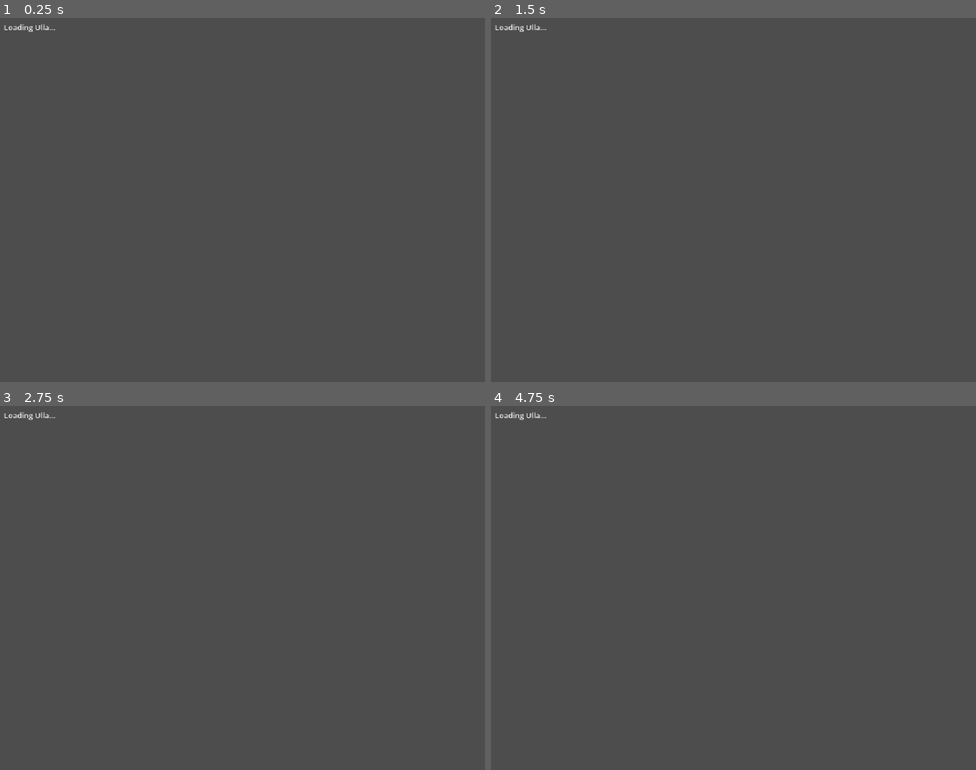
Above: before the commit, frames 1-4 (two rows, left to right).
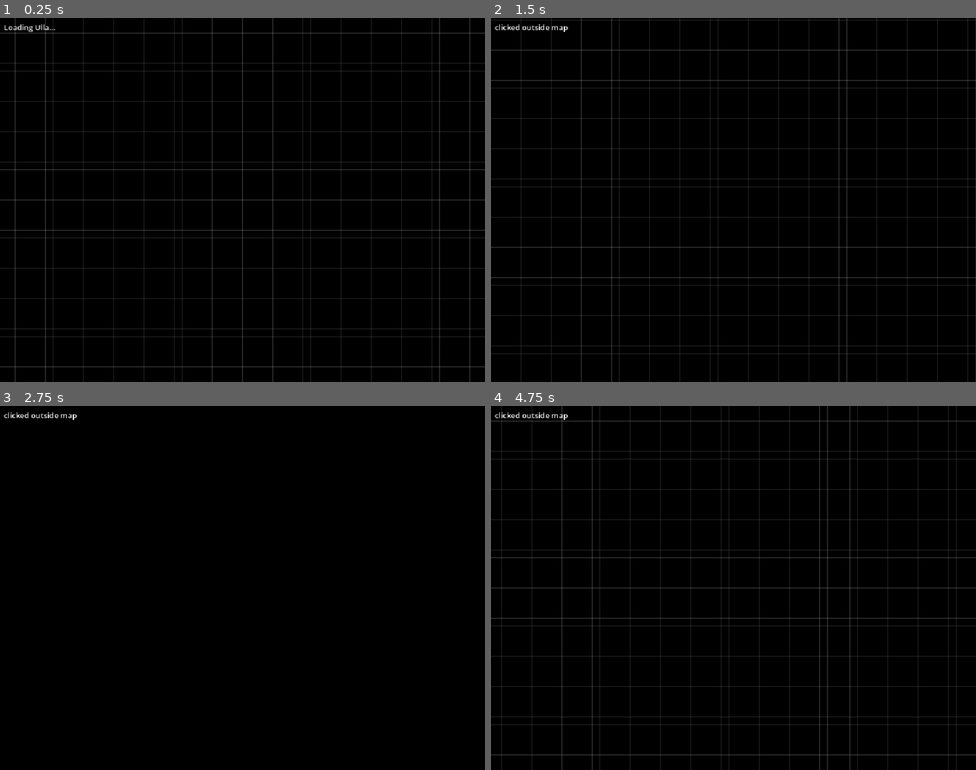
Above: after the commit, the same moments.

Repository: polito-ao/argentum-united-client
Game: Godot game, scene res://scenes/dev/ulla_preview.tscn
Two runs of this game, one before a commit and one after it. Both use one fixed random seed, a clock stepped at 60 frames per second and the inputs below. This scene is started directly instead of the project's main scene.
Inputs (mouse positions are in pixels of both pictures, inside the frame that each line leads up to):
- Up to frame 1 (0.25 s): no input
- Up to frame 2 (1.5 s): tap Enter at 0.5 s; move the mouse to (840, 181) at 0.52 s; hold Right 0.53-1.28 s; tap G at 0.6, 1.35 s; click (840, 181) at 0.67 s; tap Space at 0.77, 1.25 s; move the mouse to (636, 218) at 1.27 s; hold Down from 1.28 s (still down); click (636, 218) at 1.42 s
- Up to frame 3 (2.75 s): tap Space at 1.52 s; move the mouse to (291, 507) at 2.02 s; release Down at 2.03 s; hold Right from 2.03 s (still down); tap Ctrl at 2.1 s; click (291, 507) at 2.17 s; tap G at 2.3 s
- Up to frame 4 (4.75 s): tap Enter at 2.75 s; move the mouse to (709, 660) at 2.77 s; release Right at 2.78 s; hold Up 2.78-3.53 s; tap R at 2.85 s; click (709, 660) at 2.92 s; tap Space at 3.02, 3.77, 4.25, 4.52 s; tap G at 3.05, 3.8, 4.55 s; move the mouse to (879, 642) at 3.52 s; hold Left from 3.53 s (still down); tap B at 3.6 s; click (879, 642) at 3.67 s; move the mouse to (588, 533) at 4.27 s; tap T at 4.35 s; click (588, 533) at 4.42 s

The runs differ from the first frame. In frame 1, 100% of the frame differs, in the area x 0-100%, y 0-100%; in frame 2, 100%; in frame 3, 100%; in frame 4, 100%.
Error before the commit: Invalid access to property or key 'grh_lookup' on a base object of type 'Dictionary'. (res://scenes/dev/ulla_preview.gd:41)
Error after the commit: Invalid access to property or key 'grh_lookup' on a base object of type 'Dictionary'. (res://scenes/dev/ulla_preview.gd:56)

Commit message:
ulla_preview: pitch-black bg + default at synthesized demo room
Two changes for the synthesizer-composed dungeon previews:

- Set RenderingServer default clear color to black in _ready, so void tiles
  (GRH=0) in synthesized rooms render as solid black instead of the Godot
  default mid-gray. Matches Marabel's look (walls on black).
- Point DEFAULT_MAP_JSON at room64_demo.json, the 16x16 all-4-snake-directions
  demo, so F6 lands on the current iteration without needing the env var.

The .tscn diff is Godot auto-regenerating unique_id/uid fields on open,
not a structural change.

Co-Authored-By: Claude Opus 4.7 (1M context) <noreply@anthropic.com>

Diff:
--- a/scenes/dev/ulla_preview.gd
+++ b/scenes/dev/ulla_preview.gd
@@ -12,10 +12,10 @@
 # overlays. Layer 3/4 (walls/roofs) need z-ordering + character-occlusion
 # logic we haven't written yet — see docs/maps/ulla_port_notes.md.
 
-const DEFAULT_MAP_JSON := "C:/Users/agusp/Documents/GitHub/argentum-united-server/docs/maps/parsed/mapa1.json"
+const DEFAULT_MAP_JSON := "C:/Users/agusp/Documents/GitHub/argentum-united-server/docs/maps/parsed/room64_demo.json"
 const DEFAULT_GRAFICOS := "C:/Users/agusp/Documents/Cucsiii/clientecucsi/Graficos"
 const TILE_SIZE := 32
-const DRAW_LAYERS := [1]  # add 2, 3, 4 progressively
+const DRAW_LAYERS := [1, 2, 3, 4]  # PoC has no characters; full compositing is safe
 
 @onready var tiles_root: Node2D = $Tiles
 @onready var camera: Camera2D = $Camera
@@ -24,10 +24,23 @@
 var _texture_cache: Dictionary = {}   # file_name -> Texture2D
 var _fallback_texture: Texture2D
 var _missing_files: Dictionary = {}   # file_name -> true (for diagnostics)
+var _tiles_by_pos: Dictionary = {}    # Vector2i(x0, y0) -> tile dict (for click-inspect)
+var _show_grid: bool = true
+var _grid_w: int = 100
+var _grid_h: int = 100
 
 
 func _ready() -> void:
+	# Keep self's _draw (gridlines) above tiles. tiles_root's children have
+	# z_index 1..4; setting self.z_index=10 and decoupling tiles_root from
+	# parent z makes sprites stay at absolute z=1..4 while the grid draws
+	# at z=10 on top.
+	z_index = 10
 	_fallback_texture = _make_fallback_texture()
+	tiles_root.z_as_relative = false  # sprites stay at absolute z=1..4
+	# Pitch-black viewport so GRH=0 void pockets (and out-of-map area) render
+	# solid black instead of the default clear color. Scoped to this preview.
+	RenderingServer.set_default_clear_color(Color.BLACK)
 	var map_json := _resolve_path("CUCSI_MAP_JSON", DEFAULT_MAP_JSON)
 	var data := _load_json(map_json)
 	if data == null:
@@ -36,6 +49,8 @@
 
 	var width: int = int(data.get("width", 100))
 	var height: int = int(data.get("height", 100))
+	_grid_w = width
+	_grid_h = height
 	camera.position = Vector2(width * TILE_SIZE / 2.0, height * TILE_SIZE / 2.0)
 
 	var grh_lookup: Dictionary = data["grh_lookup"]
@@ -43,6 +58,7 @@
 	var drawn := 0
 	var fallbacks := 0
 	for tile in tiles:
+		_tiles_by_pos[Vector2i(int(tile["x"]) - 1, int(tile["y"]) - 1)] = tile
 		for layer_num in DRAW_LAYERS:
 			var grh_id: int = int(tile["layer%d" % layer_num])
 			if grh_id == 0:
@@ -55,9 +71,15 @@
 			var sprite := Sprite2D.new()
 			sprite.centered = false
 			sprite.texture = texture
+			# Cucsi anchor convention: bottom-CENTER of the sprite sits on the
+			# tile's bottom-center. Tall sprites rise into lower-y tiles; wide
+			# sprites straddle the tile horizontally. For 32x32 both adjustments
+			# are zero.
+			var sprite_w: int = int(info["w"]) if info != null else TILE_SIZE
+			var sprite_h: int = int(info["h"]) if info != null else TILE_SIZE
 			sprite.position = Vector2(
-				(tile["x"] - 1) * TILE_SIZE,
-				(tile["y"] - 1) * TILE_SIZE
+				(tile["x"] - 1) * TILE_SIZE - (sprite_w - TILE_SIZE) / 2,
+				(tile["y"] - 1) * TILE_SIZE - (sprite_h - TILE_SIZE)
 			)
 			sprite.z_index = layer_num
 			tiles_root.add_child(sprite)
@@ -90,6 +112,46 @@
 		camera.zoom *= 0.95
 
 
+func _draw() -> void:
+	if not _show_grid:
+		return
+	var w := _grid_w * TILE_SIZE
+	var h := _grid_h * TILE_SIZE
+	var color := Color(1, 1, 1, 0.15)
+	# z_index default 0; layers use 1..4, so grid sits under tiles unless we
+	# bump z_as_relative/ordering. For now, thin semi-transparent lines read
+	# well enough on top of most tile art.
+	for i in range(_grid_w + 1):
+		draw_line(Vector2(i * TILE_SIZE, 0), Vector2(i * TILE_SIZE, h), color, 1.0)
+	for i in range(_grid_h + 1):
+		draw_line(Vector2(0, i * TILE_SIZE), Vector2(w, i * TILE_SIZE), color, 1.0)
+
+
+func _unhandled_input(event: InputEvent) -> void:
+	if event is InputEventKey and event.pressed and event.keycode == KEY_G:
+		_show_grid = not _show_grid
+		queue_redraw()
+		return
+	if not (event is InputEventMouseButton and event.pressed
+		and event.button_index == MOUSE_BUTTON_LEFT):
+		return
+	var world_pos := get_global_mouse_position()
+	var tx := int(floor(world_pos.x / TILE_SIZE))
+	var ty := int(floor(world_pos.y / TILE_SIZE))
+	var tile = _tiles_by_pos.get(Vector2i(tx, ty))
+	if tile == null:
+		_set_status("clicked outside map")
+		return
+	var msg := "tile (%d,%d)" % [tx + 1, ty + 1]
+	for layer_num in [1, 2, 3, 4]:
+		var grh := int(tile.get("layer%d" % layer_num, 0))
+		if grh != 0:
+			msg += "  L%d=Grh%d" % [layer_num, grh]
+	if tile.get("blocked", false):
+		msg += "  BLOCKED"
+	_set_status(msg)
+
+
 func _load_json(path: String) -> Dictionary:
 	if not FileAccess.file_exists(path):
 		return {}
@@ -111,6 +173,7 @@
 		if img == null:
 			_missing_files[file_name] = true
 			return null
+		_color_key_black_to_alpha(img)
 		_texture_cache[file_name] = ImageTexture.create_from_image(img)
 	var atlas := AtlasTexture.new()
 	atlas.atlas = _texture_cache[file_name]
@@ -121,6 +184,21 @@
 	return atlas
 
 
+func _color_key_black_to_alpha(img: Image) -> void:
+	# Cucsi PNGs use pure (0,0,0) as the color-key for transparency rather
+	# than an alpha channel. Convert to RGBA8 and zero-alpha any pure-black
+	# pixel so wall interiors stop rendering as solid black rectangles.
+	if img.get_format() != Image.FORMAT_RGBA8:
+		img.convert(Image.FORMAT_RGBA8)
+	var w := img.get_width()
+	var h := img.get_height()
+	for y in range(h):
+		for x in range(w):
+			var c := img.get_pixel(x, y)
+			if c.r == 0.0 and c.g == 0.0 and c.b == 0.0:
+				img.set_pixel(x, y, Color(0, 0, 0, 0))
+
+
 func _make_fallback_texture() -> Texture2D:
 	var img := Image.create(TILE_SIZE, TILE_SIZE, false, Image.FORMAT_RGB8)
 	img.fill(Color.MAGENTA)
--- a/scenes/dev/ulla_preview.tscn
+++ b/scenes/dev/ulla_preview.tscn
@@ -1,22 +1,21 @@
-[gd_scene load_steps=2 format=3 uid="uid://dull4pr3v1ew00001"]
+[gd_scene format=3 uid="uid://cf2gbmxpq0apc"]
 
-[ext_resource type="Script" path="res://scenes/dev/ulla_preview.gd" id="1_ulla"]
+[ext_resource type="Script" uid="uid://cldrpt434hfb8" path="res://scenes/dev/ulla_preview.gd" id="1_ulla"]
 
-[node name="UllaPreview" type="Node2D"]
+[node name="UllaPreview" type="Node2D" unique_id=477928994]
 script = ExtResource("1_ulla")
 
-[node name="Tiles" type="Node2D" parent="."]
+[node name="Tiles" type="Node2D" parent="." unique_id=906939711]
 
-[node name="Camera" type="Camera2D" parent="."]
+[node name="Camera" type="Camera2D" parent="." unique_id=1593534526]
 position = Vector2(1600, 1600)
 zoom = Vector2(0.5, 0.5)
 
-[node name="UI" type="CanvasLayer" parent="."]
+[node name="UI" type="CanvasLayer" parent="." unique_id=1102399112]
 
-[node name="StatusLabel" type="Label" parent="UI"]
+[node name="StatusLabel" type="Label" parent="UI" unique_id=887304494]
 offset_left = 8.0
 offset_top = 8.0
 offset_right = 800.0
 offset_bottom = 28.0
 text = "Loading Ulla..."
-horizontal_alignment = 0
